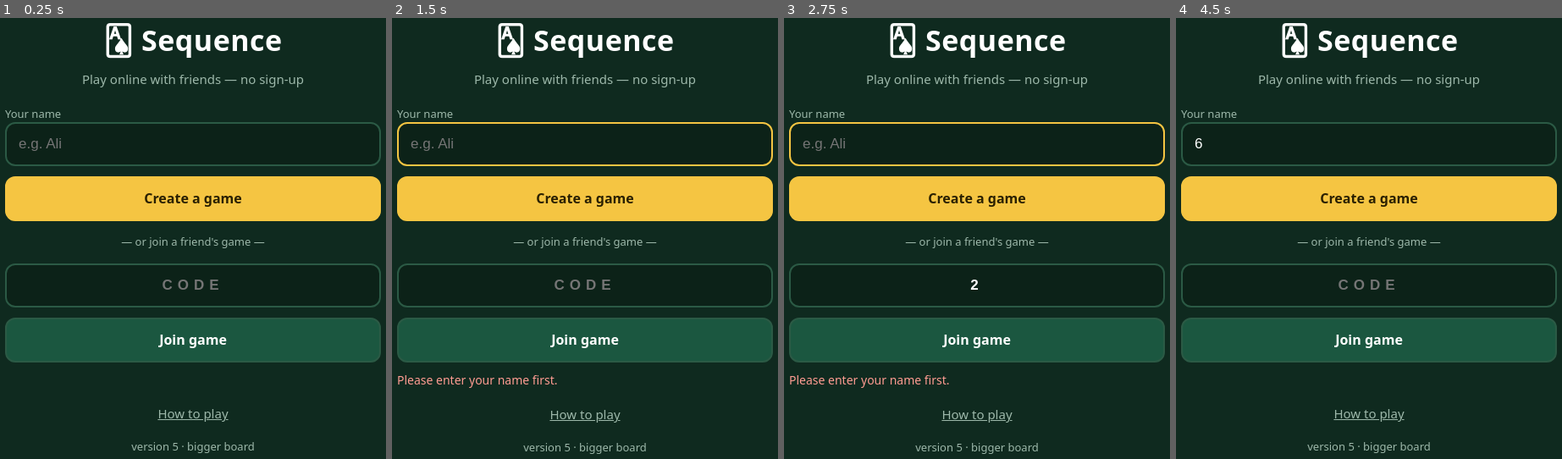
Above: before the commit, frames 1-4 (left to right).
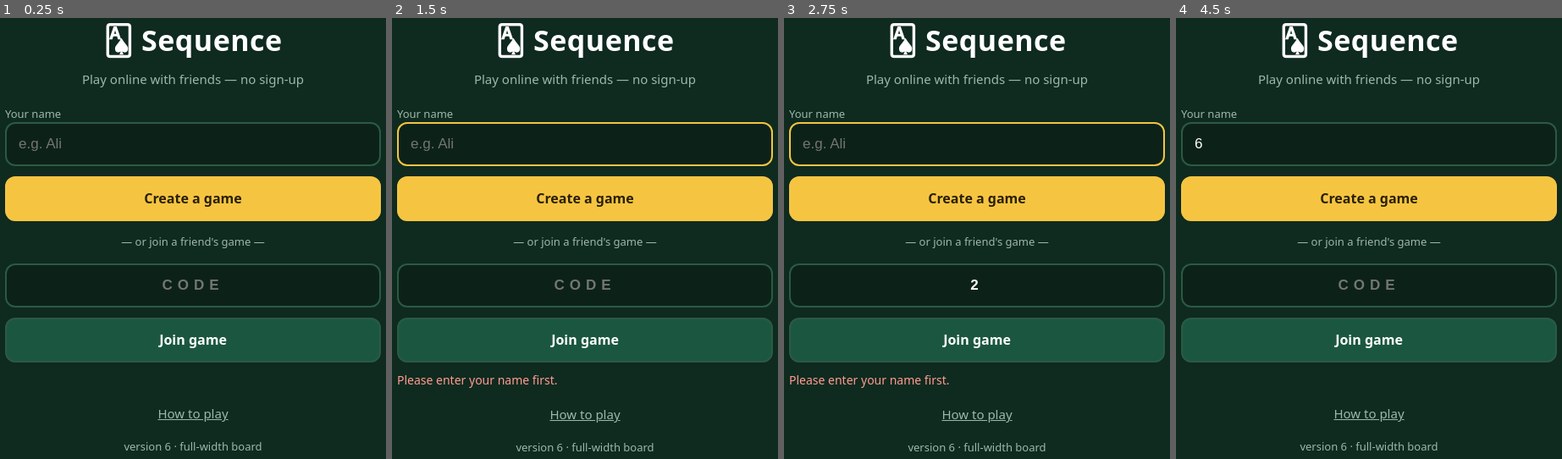
Above: after the commit, the same moments.

Repository: mujeebijaz18/sequence-game
Game: browser game, page index.html
Two runs of this game, one before a commit and one after it. Both use one fixed random seed, a clock stepped at 60 frames per second and the inputs below.
Inputs (mouse positions are in pixels of both pictures, inside the frame that each line leads up to):
- Up to frame 1 (0.25 s): no input
- Up to frame 2 (1.5 s): click (585, 238) at 0.27 s; click (585, 282) at 1.07 s; tap Space at 1.1 s; click "Create a game" at 1.27 s
- Up to frame 3 (2.75 s): tap Space at 1.6, 2.1, 2.6 s; click (899, 194) at 1.67 s; click "Join game" at 1.87 s; click (1050, 172) at 2.27 s; click (977, 287) at 2.47 s; type "2" at 2.47 s; tap Enter at 2.5 s
- Up to frame 4 (4.5 s): click (1423, 322) at 2.87 s; click (1369, 287) at 3.07 s; type "9" at 3.07 s; tap Space at 3.1, 3.6, 4.1 s; tap Enter at 3.1, 3.7 s; click (1276, 344) at 3.47 s; click (1369, 145) at 3.67 s; type "6" at 3.67 s; click (1369, 53) at 4.07 s; click "Cancel" at 4.27 s

The runs differ from the first frame. In frame 1, 0.3% of the frame differs, in the area x 32-68%, y 96-99%; in frame 2, 0.3%; in frame 3, 0.3%; in frame 4, 0.3%.

Commit message:
Phones: edge-to-edge board with larger cells
Co-Authored-By: Claude Sonnet 5.5 <noreply@anthropic.com>
Claude-Session: https://claude.ai/code/session_01M3qo2s9X54CLnNawHN6dhm

Diff:
--- a/app.js
+++ b/app.js
@@ -84,7 +84,7 @@
         ${hostSave ? `<button class="btn" data-a="resume-host">▶ Resume your hosted game (${esc(hostSave.room)})</button>` : ''}
         ${clientSave ? `<button class="btn" data-a="rejoin">↩ Rejoin game ${esc(clientSave.room)}</button>` : ''}
         <button class="link" data-a="rules">How to play</button>
-        <div class="note" style="text-align:center">version 5 · bigger board</div>
+        <div class="note" style="text-align:center">version 6 · full-width board</div>
       </div>`;
   }
   function readName() {
--- a/index.html
+++ b/index.html
@@ -10,14 +10,14 @@
   <link rel="manifest" href="manifest.webmanifest">
   <link rel="icon" href="icon.svg" type="image/svg+xml">
   <link rel="apple-touch-icon" href="icon.svg">
-  <link rel="stylesheet" href="style.css?v=5">
+  <link rel="stylesheet" href="style.css?v=6">
 </head>
 <body>
   <div id="app"></div>
   <div id="toast" role="status" aria-live="polite"></div>
   <div id="modal" hidden></div>
   <script src="vendor/peerjs.min.js"></script>
-  <script src="game.js?v=5"></script>
-  <script src="app.js?v=5"></script>
+  <script src="game.js?v=6"></script>
+  <script src="app.js?v=6"></script>
 </body>
 </html>
--- a/style.css
+++ b/style.css
@@ -179,3 +179,12 @@
   .game .hcard .ci b { font-size: 24px; } .game .hcard .ci u { font-size: 17px; } .game .hcard .big { font-size: 42px; }
   .game .status .main { font-size: 17px; }
 }
+
+/* ---- phones: edge-to-edge board with larger cells ---- */
+@media (max-width: 899px) {
+  :root { --bs: min(100vw, calc(100dvh - 372px), 720px); }
+  .game { padding: 4px 0 6px; gap: 5px; }
+  .game .board { border-radius: 0; border-width: 2px 0; padding: 2px; gap: 1.5px; }
+  .game .cell { border-radius: 3px; }
+  .game .topbar, .game .players, .game .status, .game .actions, .game .hand { padding-left: 6px; padding-right: 6px; }
+}
